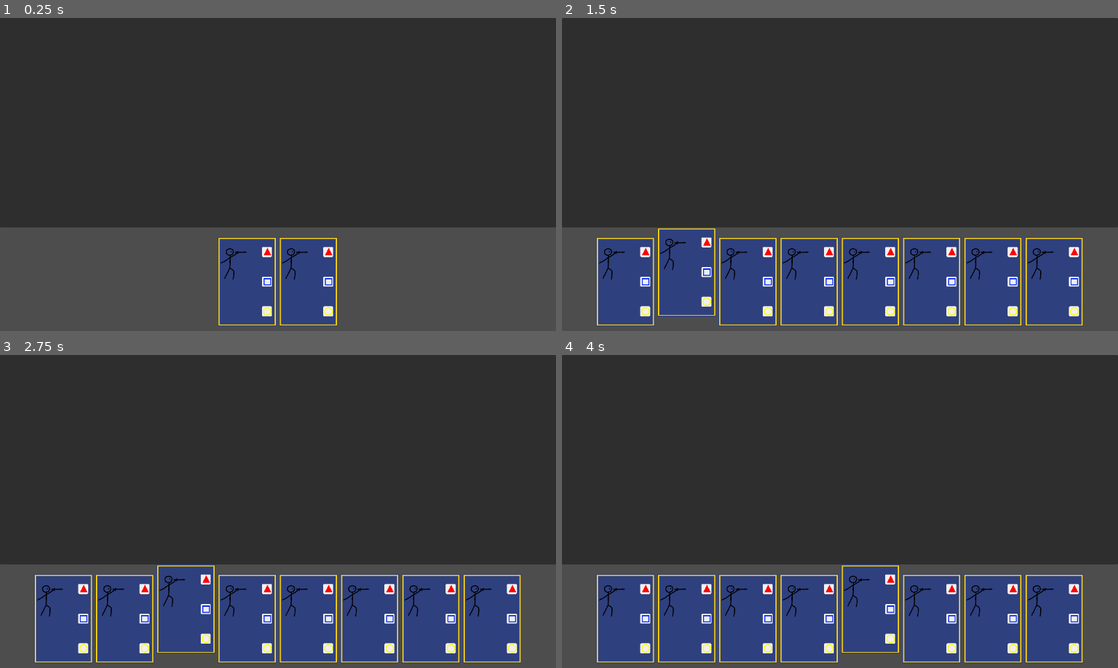
Above: before the commit, frames 1-4 (two rows, left to right).
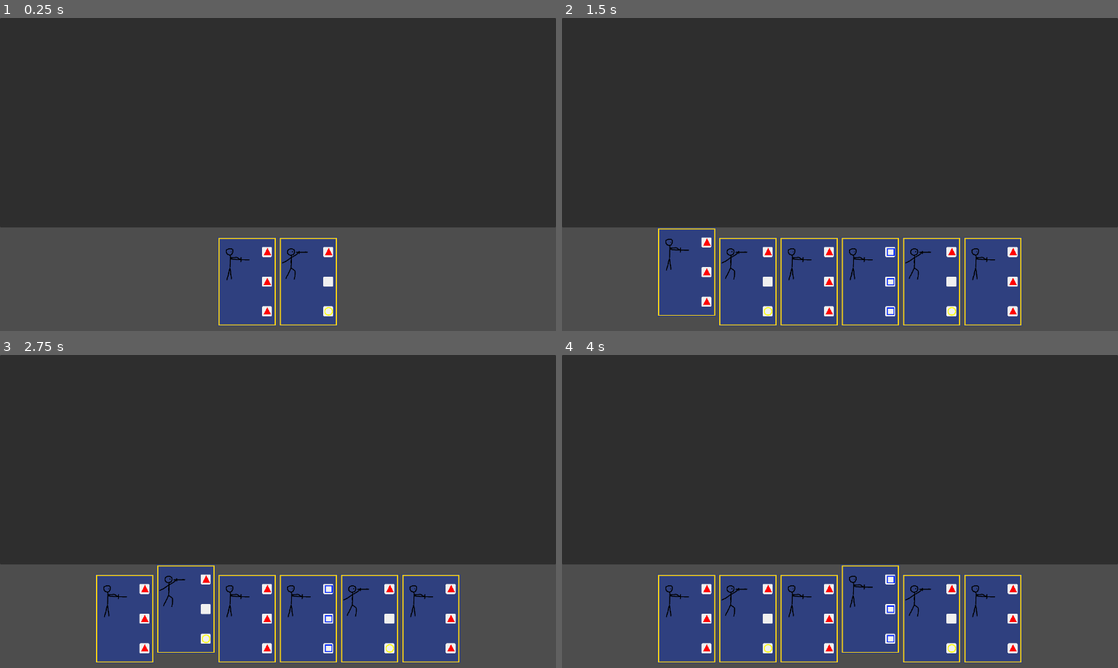
Above: after the commit, the same moments.

Repository: SlipperyScope/en-carde
Game: Godot game, scene res://Andrew/GoldMain.tscn
Two runs of this game, one before a commit and one after it. Both use one fixed random seed, a clock stepped at 60 frames per second and the inputs below.
Inputs (mouse positions are in pixels of both pictures, inside the frame that each line leads up to):
- Up to frame 1 (0.25 s): no input
- Up to frame 2 (1.5 s): move the mouse to (745, 277) at 0.52 s; click (745, 277) at 0.67 s; move the mouse to (684, 277) at 1.27 s; click (684, 277) at 1.42 s
- Up to frame 3 (2.75 s): tap Enter at 2 s; move the mouse to (183, 614) at 2.02 s; click (183, 614) at 2.17 s
- Up to frame 4 (4 s): tap Space at 2.75 s; move the mouse to (806, 614) at 2.77 s; click (806, 614) at 2.92 s; tap Enter at 3.5 s; move the mouse to (873, 614) at 3.52 s; click (873, 614) at 3.67 s

The runs differ from the first frame. In frame 1, 0.2% of the frame differs, in the area x 39-60%, y 73-96%; in frame 2, 6.7%, in the area x 6-94%, y 70-99%; in frame 3, 6.7%; in frame 4, 6.7%.

Commit message:
Resource driven cards
probably not the best implementation, but it gests the gist across

Diff:
--- /dev/null
+++ b/Andrew/GoldCardInst.gd
@@ -0,0 +1,51 @@
+extends Object
+
+# An instance of a GoldCard
+class_name GoldCardInst
+
+## Unique ID for this card
+var ID: String = ""
+
+## Card info[br]Note: Changing this will change it for [b]all[/b] cards of this type
+var _CardInfo: GoldCard
+
+## Info about the deck this card is part of
+var _DeckInfo: GoldDeck
+
+## Texture for front of card
+var FrontTexture: Texture2D:
+	get: return _DeckInfo.CardFront
+
+## Texture for the back of the card
+var BackTexture: Texture2D:
+	get: return _DeckInfo.CardBack
+
+## Texture for the graphic overlay
+var GraphicTexture: Texture2D:
+	get: return _CardInfo.Graphic
+
+## Texture for the top stance
+var TopStanceTexture: Texture2D:
+	get: return _DeckInfo.Stances[_CardInfo.TopStance]
+
+## Texture for the middle stance
+var MiddleStanceTexture: Texture2D:
+	get: return _DeckInfo.Stances[_CardInfo.MiddleStance]
+
+## Texture for the bottom stance
+var BottomStanceTexture: Texture2D:
+	get: return _DeckInfo.Stances[_CardInfo.BottomStance]
+
+var TopStance: EnumDefinitions.CardStance:
+	get: return _CardInfo.TopStance
+
+var MiddleStance: EnumDefinitions.CardStance:
+	get: return _CardInfo.MiddleStance
+
+var BottomStance: EnumDefinitions.CardStance:
+	get: return _CardInfo.BottomStance
+
+func Build(id: String, card: GoldCard, deck: GoldDeck) -> void:
+	ID = id
+	_CardInfo = card
+	_DeckInfo = deck
--- /dev/null
+++ b/Andrew/GoldMain.gd
@@ -0,0 +1,30 @@
+extends Node2D
+
+@export var DeckResource: GoldDeck
+
+var _Deck: Array[GoldCardInst] = []
+var _DrawPile: Array[GoldCardInst] = []
+
+
+func _ready():
+	_Deck = DeckResource.PrintDeck()
+
+	for card in _Deck:
+		_DrawPile.append(card)
+
+	var hand: Array[GoldCardInst] = Draw(8)
+
+	%GoldUI.Deal(hand)
+
+	pass
+
+func Draw(count: int) -> Array[GoldCardInst]:
+	var hand: Array[GoldCardInst] = []
+
+	if (count > _DrawPile.size()):
+		count = _DrawPile.size()
+
+	for i in range(count):
+		hand.append(_DrawPile.pop_back())
+
+	return hand
--- a/Andrew/GoldMain.tscn
+++ b/Andrew/GoldMain.tscn
@@ -1,10 +1,15 @@
 [gd_scene format=3 uid="uid://rvrpjodn6e1v"]
 
 [ext_resource type="PackedScene" uid="uid://diurlcogt42j8" path="res://UI/BrainFog/GoldUI.tscn" id="1_l4lns"]
+[ext_resource type="Script" uid="uid://bx4yympnpmtj8" path="res://Andrew/GoldMain.gd" id="1_q1axp"]
+[ext_resource type="Resource" uid="uid://cyk3hsb3tuxbf" path="res://Resources/GoldDecks/Standard_GoldDeck.tres" id="2_g62f0"]
 
 [node name="GoldMain" type="Node2D" unique_id=1784204069]
+script = ExtResource("1_q1axp")
+DeckResource = ExtResource("2_g62f0")
 
 [node name="CanvasLayer" type="CanvasLayer" parent="." unique_id=830886825]
 
-[node name="GoldUi" parent="CanvasLayer" unique_id=1331284108 instance=ExtResource("1_l4lns")]
+[node name="GoldUI" parent="CanvasLayer" unique_id=1331284108 instance=ExtResource("1_l4lns")]
+unique_name_in_owner = true
 custom_minimum_size = Vector2(0, 0)
--- a/Resources/GoldCards/Eyepoker.tres
+++ b/Resources/GoldCards/Eyepoker.tres
@@ -1,8 +1,6 @@
 [gd_resource type="Resource" script_class="GoldCard" format=3 uid="uid://bigj6rdd3lshp"]
 
 [ext_resource type="Script" uid="uid://bxqvymp6ovtxx" path="res://Resources/GoldCards/GoldCard.gd" id="1_j8qk6"]
-[ext_resource type="Texture2D" uid="uid://oe61cgmkiitg" path="res://GFX/GoldGFX/Cards/CardBack.png" id="1_n1gxf"]
-[ext_resource type="Texture2D" uid="uid://duf66t7ouv76i" path="res://GFX/GoldGFX/Cards/CardFront.png" id="2_ttvwk"]
 [ext_resource type="Texture2D" uid="uid://ylmbmpv3ogpf" path="res://GFX/GoldGFX/Cards/Graphic_AttackHigh.png" id="3_bu4jh"]
 
 [resource]
@@ -10,9 +8,7 @@
 CardName = "Eyepoker"
 Description = "You transition to a precision strike at your opponents eyes. The extra focus and high position gives your knees PTSD from when you were an adventurer."
 Graphic = ExtResource("3_bu4jh")
-Front = ExtResource("2_ttvwk")
-Back = ExtResource("1_n1gxf")
 TopStance = 1
-MiddleStance = 4
-BottomStance = 3
+MiddleStance = 8
+BottomStance = 4
 metadata/_custom_type_script = "uid://bxqvymp6ovtxx"
--- a/Resources/GoldCards/GoldCard.gd
+++ b/Resources/GoldCards/GoldCard.gd
@@ -5,18 +5,14 @@
 @export var CardName: String
 @export_multiline var Description: String
 @export var Graphic: Texture2D
-@export var Front: Texture2D
-@export var Back: Texture2D
 @export var TopStance: EnumDefinitions.CardStance
 @export var MiddleStance: EnumDefinitions.CardStance
 @export var BottomStance: EnumDefinitions.CardStance
 
-var _ID: String
+## Prints a new card with this info[br]id: Unique ID for the new card instance
+func PrintCard(id: String, deck: GoldDeck) -> GoldCardInst:
+	var card = GoldCardInst.new()
+	card.Build(id, self , deck)
+	return card
 
-# Card ID, unique to instance
-var ID: String:
-	get: return _ID
-
-# Sets the instance ID
-func SetID(id: String) -> void:
-	_ID = id
+# todo: bake the layers into a single texture
--- /dev/null
+++ b/Resources/GoldDecks/GoldCardCount.gd
@@ -0,0 +1,7 @@
+extends Resource
+
+## Specifies the number of a given card to print
+class_name GoldCardCount
+
+@export var Card: GoldCard ## Card to print
+@export var Count: int ## Number to print
--- /dev/null
+++ b/Resources/GoldDecks/GoldDeck.gd
@@ -0,0 +1,29 @@
+extends Resource
+
+## A deck of GoldCards; the number of each type of card
+class_name GoldDeck
+
+@export var CardBack: Texture2D ## Back of the card
+@export var CardFront: Texture2D ## Background of the card front
+@export var Stances: Dictionary[EnumDefinitions.CardStance, Texture2D] = { ## Texture overlay for each stance
+	EnumDefinitions.CardStance.Null: null,
+	EnumDefinitions.CardStance.Attack: null,
+	EnumDefinitions.CardStance.Defend: null,
+	EnumDefinitions.CardStance.Vulnerable: null,
+	EnumDefinitions.CardStance.Passthrough: null,
+}
+
+@export var Cards: Array[GoldCardCount] = [] ## Number of each card to print
+
+func PrintDeck() -> Array[GoldCardInst]:
+	var deck: Array[GoldCardInst] = []
+
+	var id: int = 100
+
+	for counts in Cards:
+		for i in range(counts.Count):
+			deck.append(counts.Card.PrintCard(str(id), self ))
+			id += 100
+
+	deck.shuffle()
+	return deck
--- /dev/null
+++ b/Resources/GoldDecks/Standard_GoldDeck.tres
@@ -0,0 +1,58 @@
+[gd_resource type="Resource" script_class="GoldDeck" format=3 uid="uid://cyk3hsb3tuxbf"]
+
+[ext_resource type="Script" uid="uid://cny5smebgmlck" path="res://Resources/GoldDecks/GoldCardCount.gd" id="1_eqdek"]
+[ext_resource type="Texture2D" uid="uid://oe61cgmkiitg" path="res://GFX/GoldGFX/Cards/CardBack.png" id="1_sw8ix"]
+[ext_resource type="Script" uid="uid://dr83yb3om8s3i" path="res://Resources/GoldDecks/GoldDeck.gd" id="2_36w3n"]
+[ext_resource type="Texture2D" uid="uid://duf66t7ouv76i" path="res://GFX/GoldGFX/Cards/CardFront.png" id="2_mnrqg"]
+[ext_resource type="Resource" uid="uid://slppoi4sxmjj" path="res://Resources/GoldCards/Assault.tres" id="4_c4i1k"]
+[ext_resource type="Resource" uid="uid://bigj6rdd3lshp" path="res://Resources/GoldCards/Eyepoker.tres" id="5_roh0l"]
+[ext_resource type="Texture2D" uid="uid://b85u4yvwsokls" path="res://GFX/GoldGFX/Cards/Graphic_AttackMiddle.png" id="6_pm7ab"]
+[ext_resource type="Script" uid="uid://bxqvymp6ovtxx" path="res://Resources/GoldCards/GoldCard.gd" id="7_yuju5"]
+[ext_resource type="Texture2D" uid="uid://dbjqlwqp8e4kc" path="res://GFX/GoldGFX/Cards/Stance_Attack.png" id="8_fde7a"]
+[ext_resource type="Texture2D" uid="uid://x0fwntscm150" path="res://GFX/GoldGFX/Cards/Stance_Defend.png" id="9_7jf2r"]
+[ext_resource type="Texture2D" uid="uid://ctroo84q58qjh" path="res://GFX/GoldGFX/Cards/Stance_Vulnerable.png" id="10_mlukd"]
+[ext_resource type="Texture2D" uid="uid://dl6hsfm6nfnp1" path="res://GFX/GoldGFX/Cards/Stance_Passthrough.png" id="11_vgaa8"]
+
+[sub_resource type="Resource" id="Resource_3uir7"]
+script = ExtResource("1_eqdek")
+Card = ExtResource("4_c4i1k")
+Count = 3
+metadata/_custom_type_script = "uid://cny5smebgmlck"
+
+[sub_resource type="Resource" id="Resource_my58o"]
+script = ExtResource("1_eqdek")
+Card = ExtResource("5_roh0l")
+Count = 2
+metadata/_custom_type_script = "uid://cny5smebgmlck"
+
+[sub_resource type="Resource" id="Resource_bivq0"]
+script = ExtResource("7_yuju5")
+CardName = "Castle"
+Description = "You become a solid wall of rocks for maximum defense
+
+(since this isn't saved in the files, it lives and dies with this resource, mkaing it easy to lose the data, but convenitent compared to having to create a new resource for each unique card)"
+Graphic = ExtResource("6_pm7ab")
+TopStance = 2
+MiddleStance = 2
+BottomStance = 2
+metadata/_custom_type_script = "uid://bxqvymp6ovtxx"
+
+[sub_resource type="Resource" id="Resource_vhjxs"]
+script = ExtResource("1_eqdek")
+Card = SubResource("Resource_bivq0")
+Count = 1
+metadata/_custom_type_script = "uid://cny5smebgmlck"
+
+[resource]
+script = ExtResource("2_36w3n")
+CardBack = ExtResource("1_sw8ix")
+CardFront = ExtResource("2_mnrqg")
+Stances = Dictionary[int, Texture2D]({
+0: null,
+1: ExtResource("8_fde7a"),
+2: ExtResource("9_7jf2r"),
+4: ExtResource("10_mlukd"),
+8: ExtResource("11_vgaa8")
+})
+Cards = Array[ExtResource("1_eqdek")]([SubResource("Resource_3uir7"), SubResource("Resource_my58o"), SubResource("Resource_vhjxs")])
+metadata/_custom_type_script = "uid://dr83yb3om8s3i"
--- a/UI/BrainFog/GoldBench.gd
+++ b/UI/BrainFog/GoldBench.gd
@@ -18,21 +18,22 @@
 		AllowMultiSelect = new_value
 
 func _ready():
-	#%CollapseAnimation.animation_finished.connect(_on_collapse_finish)
-	# Test deal cards
-	for i in range(8):
-		_QueueCard()
-
-	_DealCards()
-
 	pass
 
+## Queue cards up to deal onto the bench
+func QueueCards(cards: Array[GoldCardInst]) -> void:
+	for card in cards:
+		_QueueCard(card)
+
 # Adds a card to the deal queue
-func _QueueCard():
-	var card = CardSlotScene.instantiate() as GoldHandSlot
-	card.ready.connect(func(): card.Build(CardSlotParams))
+func _QueueCard(card: GoldCardInst):
+	var slot = CardSlotScene.instantiate() as GoldHandSlot
+	slot.ready.connect(func(): slot.Build(card, CardSlotParams))
+	print(card)
+	_DealQueue.append(slot)
 
-	_DealQueue.append(card)
+func StartDeal():
+	_DealCards()
 
 # Deals the each card from the queue
 func _DealCards():
@@ -50,7 +51,7 @@
 		DealFinished.emit()
 
 ## Handles card deal animation complete
-func _on_card_deal_animation_finished(card: GoldHandSlot, position: GoldHandSlot.ExpandTarget) -> void:
+func _on_card_deal_animation_finished(card: GoldHandSlot, _position: GoldHandSlot.ExpandTarget) -> void:
 	card.ExpandAnimationFinished.disconnect(_on_card_deal_animation_finished)
 	%DealCooldown.timeout.connect(_on_cooldown_finished)
 	%DealCooldown.start()
--- a/UI/BrainFog/GoldHandSlot.gd
+++ b/UI/BrainFog/GoldHandSlot.gd
@@ -64,10 +64,16 @@
 	gui_input.connect(_on_mouse_click)
 
 ## Set the initial configurion for the card
-func Build(params: GoldHandSlotParams) -> void:
+func Build(card: GoldCardInst, params: GoldHandSlotParams) -> void:
 	if is_node_ready() == false:
 		push_error("Tried to build hand slot before it was ready")
 		return
+
+	%CardBackground.texture = card.FrontTexture
+	%CardGraphic.texture = card.GraphicTexture
+	%TopStance.texture = card.TopStanceTexture
+	%MiddleStance.texture = card.MiddleStanceTexture
+	%BottomStance.texture = card.BottomStanceTexture
 
 	DoAnimations = false
 	%SlideAnimation.speed_scale = params.AnimationSpeed
@@ -94,7 +100,7 @@
 	_Slide(SlideTarget.Full, !DoAnimations, fireEvent)
 
 ## Handles select animation completion
-func _on_select_animation_finished(anim_name: String) -> void:
+func _on_select_animation_finished(_anim_name: String) -> void:
 	%SlideAnimation.animation_finished.disconnect(_on_select_animation_finished)
 	SelectAnimationFinished.emit(self , SlideTarget.Full)
 
@@ -107,7 +113,7 @@
 	_Slide(target, !DoAnimations, fireEvent)
 
 ## Handles deselect animation completion
-func _on_deselect_animation_finished(anim_name: String) -> void:
+func _on_deselect_animation_finished(_anim_name: String) -> void:
 	%SlideAnimation.animation_finished.disconnect(_on_deselect_animation_finished)
 	SelectAnimationFinished.emit(self , SlideTarget.Full)
 
@@ -119,7 +125,7 @@
 	_Expand(ExpandTarget.Expanded, !DoAnimations, fireEvent)
 
 ## Handles expand animation completion
-func _on_expand_animation_finished(anim_name: String) -> void:
+func _on_expand_animation_finished(_anim_name: String) -> void:
 	%ExpandAnimation.animation_finished.disconnect(_on_expand_animation_finished)
 	ExpandAnimationFinished.emit(self , ExpandTarget.Expanded)
 
@@ -131,7 +137,7 @@
 	_Expand(ExpandTarget.Collapsed, !DoAnimations, fireEvent)
 
 ## Handles collapse animation completion
-func _on_collapse_animation_finished(anim_name: String) -> void:
+func _on_collapse_animation_finished(_anim_name: String) -> void:
 	%ExpandAnimation.animation_finished.disconnect(_on_collapse_animation_finished)
 	ExpandAnimationFinished.emit(self , ExpandTarget.Collapsed)
 
--- a/UI/BrainFog/GoldHandSlot.tscn
+++ b/UI/BrainFog/GoldHandSlot.tscn
@@ -217,6 +217,7 @@
 theme_override_styles/panel = SubResource("StyleBoxEmpty_sa7ey")
 
 [node name="CardBackground" type="TextureRect" parent="VBoxContainer/Card" unique_id=1562397518]
+unique_name_in_owner = true
 layout_mode = 2
 size_flags_horizontal = 4
 texture = ExtResource("2_sa7ey")
@@ -224,6 +225,7 @@
 stretch_mode = 4
 
 [node name="CardGraphic" type="TextureRect" parent="VBoxContainer/Card" unique_id=1155232255]
+unique_name_in_owner = true
 layout_mode = 2
 size_flags_horizontal = 4
 texture = ExtResource("3_4ndfn")
--- /dev/null
+++ b/UI/BrainFog/GoldUI.gd
@@ -0,0 +1,9 @@
+extends MarginContainer
+
+func _ready():
+	pass
+
+
+func Deal(hand: Array[GoldCardInst]) -> void:
+	%GoldBench.QueueCards(hand)
+	%GoldBench.StartDeal()
--- a/UI/BrainFog/GoldUI.tscn
+++ b/UI/BrainFog/GoldUI.tscn
@@ -1,5 +1,6 @@
 [gd_scene format=3 uid="uid://diurlcogt42j8"]
 
+[ext_resource type="Script" uid="uid://b0dhm8dkgvxih" path="res://UI/BrainFog/GoldUI.gd" id="1_73g2c"]
 [ext_resource type="PackedScene" uid="uid://bdgo1ydfwceow" path="res://UI/BrainFog/GoldBench.tscn" id="1_as7je"]
 
 [node name="GoldUi" type="MarginContainer" unique_id=1331284108]
@@ -9,6 +10,7 @@
 anchor_bottom = 1.0
 grow_horizontal = 2
 grow_vertical = 2
+script = ExtResource("1_73g2c")
 
 [node name="VBoxContainer" type="VBoxContainer" parent="." unique_id=287092722]
 layout_mode = 2
Not shown, added: Andrew/GoldCardInst.gd.uid
Not shown, added: Andrew/GoldMain.gd.uid
Not shown, added: Resources/GoldDecks/GoldCardCount.gd.uid
Not shown, added: Resources/GoldDecks/GoldDeck.gd.uid
Not shown, added: UI/BrainFog/GoldUI.gd.uid
